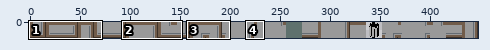
Two states of a sprite sheet, core/assets/Maps/oltile2.png. The picture above shows the old version from afar; the outline marks the close-up.
Close-up. As it was:
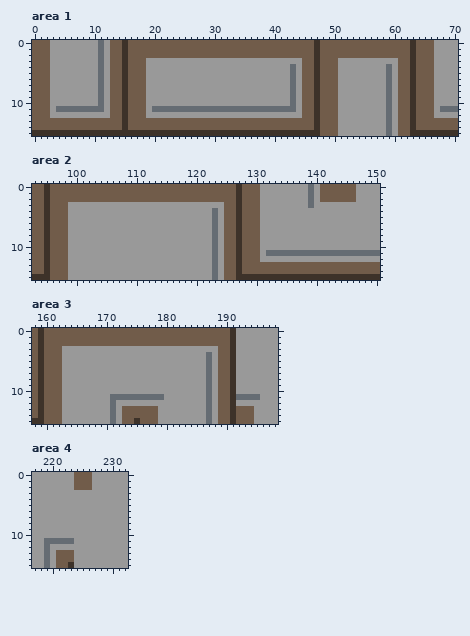
The file is 448x16 pixels. Pixels under 10% opacity are left out. Colours within 5 levels of each other are drawn and written as one. Shown: area 1: x 0..70, y 0..15; area 2: x 93..150, y 0..15; area 3: x 158..198, y 0..15; area 4: x 217..232, y 0..15. The commit also changed other parts of the picture, which this record leaves out.
And afterwards:
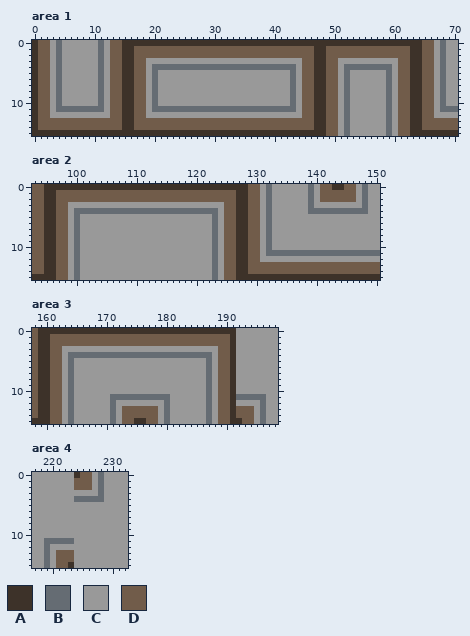
Palette (. is transparent): A #3d3229  B #656c73  C #999999  D #715c4a
Difference:
Changed rows in their new state; - is an unchanged pixel.
Area 1:
first column x 0:
 0 A---B-----------AAAAAAAAAAAAAAAAAAAAAAAAAAAAAAA-AAAAAAAAAAAAAAA-A---B
 1 A---B-----------A-------------------------------A---------------A---B
 2 A---B-----------A-------------------------------A---------------A---B
 3 A---B-----------A-------------------------------A---------------A---B
 4 A---B-----------A---BBBBBBBBBBBBBBBBBBBBBBB-----A---BBBBBBB-----A---B
 5 A---B-----------A---B---------------------------A---B-----------A---B
 6 A---B-----------A---B---------------------------A---B-----------A---B
 7 A---B-----------A---B---------------------------A---B-----------A---B
 8 A---B-----------A---B---------------------------A---B-----------A---B
 9 A---B-----------A---B---------------------------A---B-----------A---B
10 A---B-----------A---B---------------------------A---B-----------A---B
11 A---------------A-------------------------------A---B-----------A----
12 A---------------A-------------------------------A---B-----------A----
13 A---------------A-------------------------------A---B-----------A----
14 A---------------A-------------------------------A---B-----------A----
15 ------------------------------------------------A---B----------------
Area 2:
first column x 96:
 0 AAAAAAAAAAAAAAAAAAAAAAAAAAAAAAA-A---B----------AA---B
 1 A-------------------------------A---B---------------B
 2 A-------------------------------A---B---------------B
 3 A-------------------------------A---B---------------B
 4 A---BBBBBBBBBBBBBBBBBBBBBBB-----A---B------BBBBBBBBBB
 5 A---B---------------------------A---B----------------
 6 A---B---------------------------A---B----------------
 7 A---B---------------------------A---B----------------
 8 A---B---------------------------A---B----------------
 9 A---B---------------------------A---B----------------
10 A---B---------------------------A---B----------------
11 A---B---------------------------A--------------------
12 A---B---------------------------A--------------------
13 A---B---------------------------A--------------------
14 A---B---------------------------A--------------------
15 A---B------------------------------------------------
Area 3:
first column x 160:
 0 AAAAAAAAAAAAAAAAAAAAAAAAAAAAAAA------
 1 A------------------------------------
 2 A------------------------------------
 3 A------------------------------------
 4 A---BBBBBBBBBBBBBBBBBBBBBBB----------
 5 A---B--------------------------------
 6 A---B--------------------------------
 7 A---B--------------------------------
 8 A---B--------------------------------
 9 A---B--------------------------------
10 A---B--------------------------------
11 A---B---------------B---------------B
12 A---B---------------B---------------B
13 A---B---------------B---------------B
14 A---B---------------B---------------B
15 A---B-----------A---B-----------A---B
Area 4:
first column x 224:
 0 A---B
 1 ----B
 2 ----B
 3 ----B
 4 BBBBB
